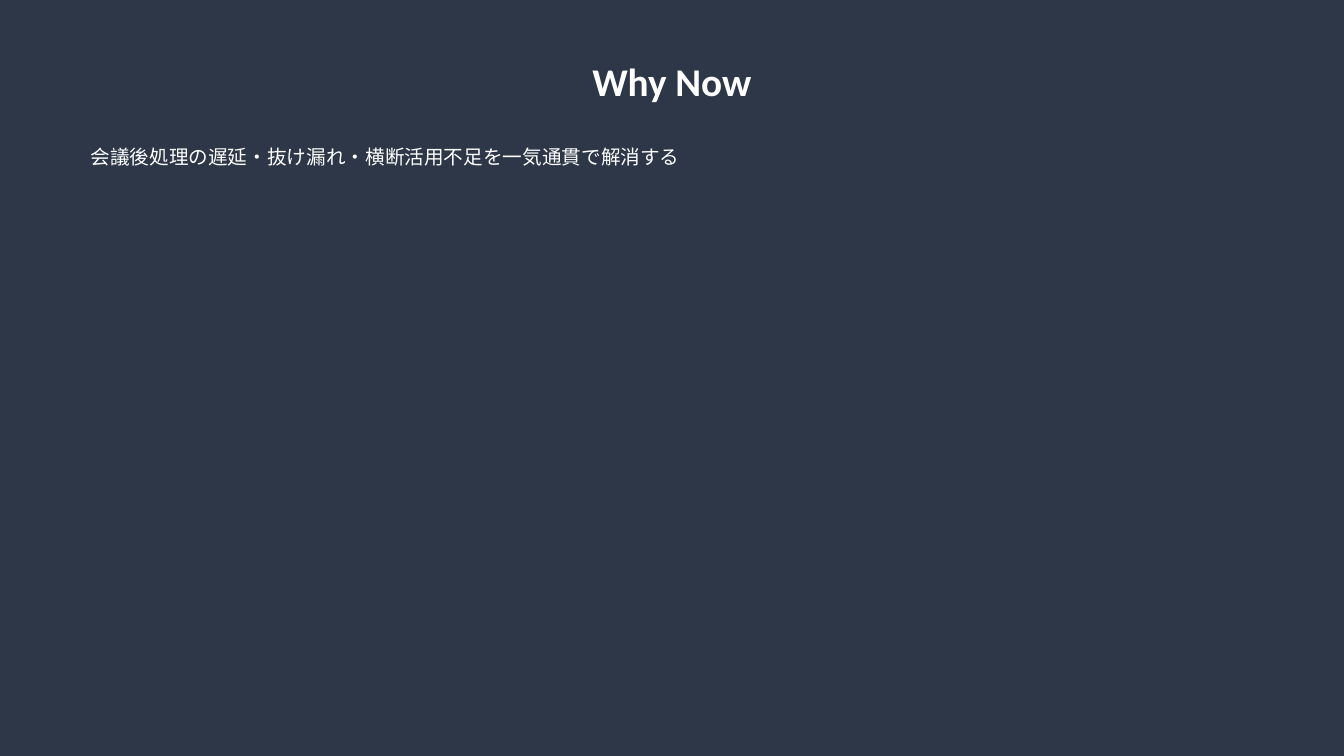
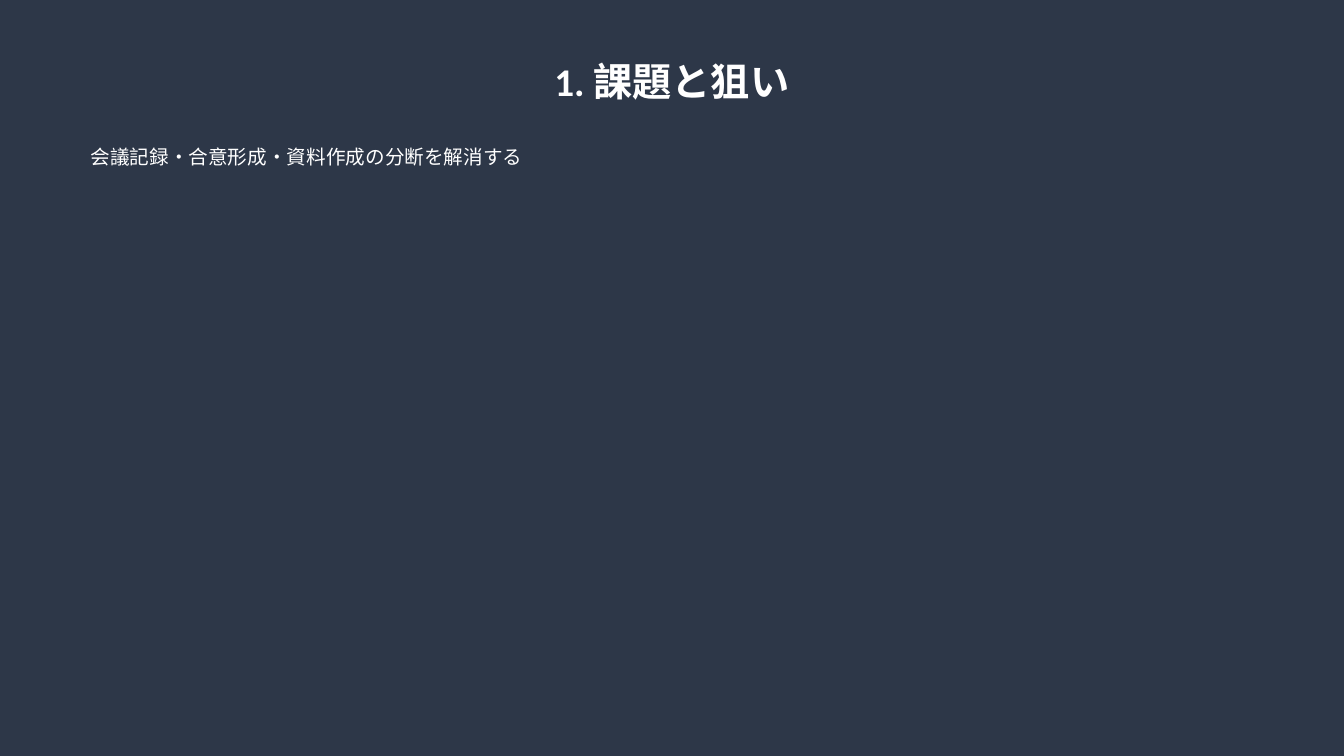
Before and after one commit to shinq3/idea-compiler, a slide deck: slide 3 of documents/doc-3-feature_proposal.pptx. Drawn at 1344x756 pixels with LibreOffice and Linux fonts; fonts in the diff are those of the drawing. Boxes give left, top, right and bottom in pixels: in the first picture for what was removed or moved away, otherwise in the second. Text is boxed around its words. In the diff, an @@ line names an element or a change of style, - is before the commit and + after.

```diff
--- a/documents/doc-3-feature_proposal.pptx
+++ b/documents/doc-3-feature_proposal.pptx
@@ text at (x1=554, y1=62, x2=789, y2=100): text changed @@
-Why Now
+1. 課題と狙い
@@ text at (x1=91, y1=147, x2=523, y2=166): text changed @@
-会議後処理の遅延・抜け漏れ・横断活用不足を一気通貫で解消する
+会議記録・合意形成・資料作成の分断を解消する
```
Also in this commit, not shown: 14 other slides changed, 4 slides added, 3 slides removed, 1 other file.
